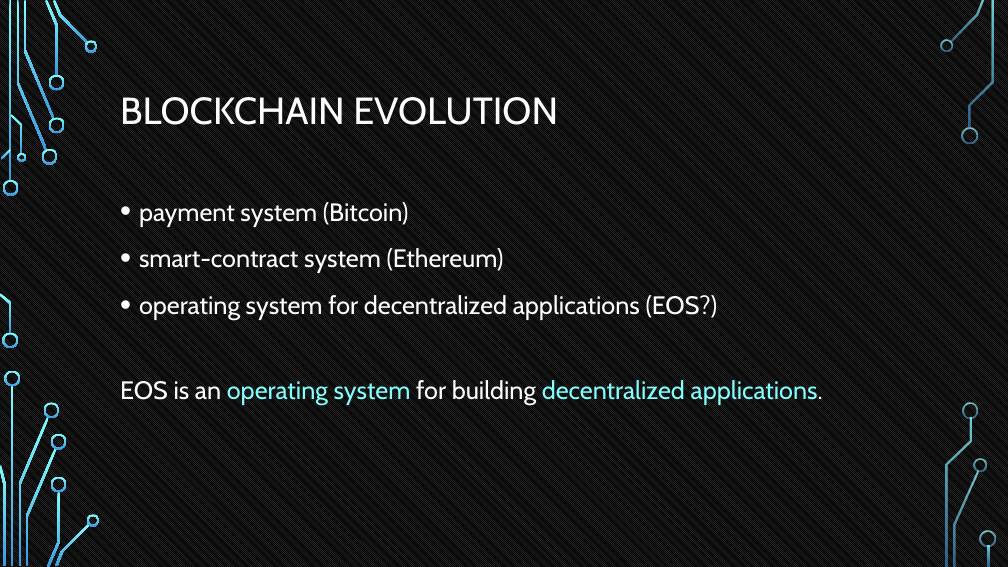
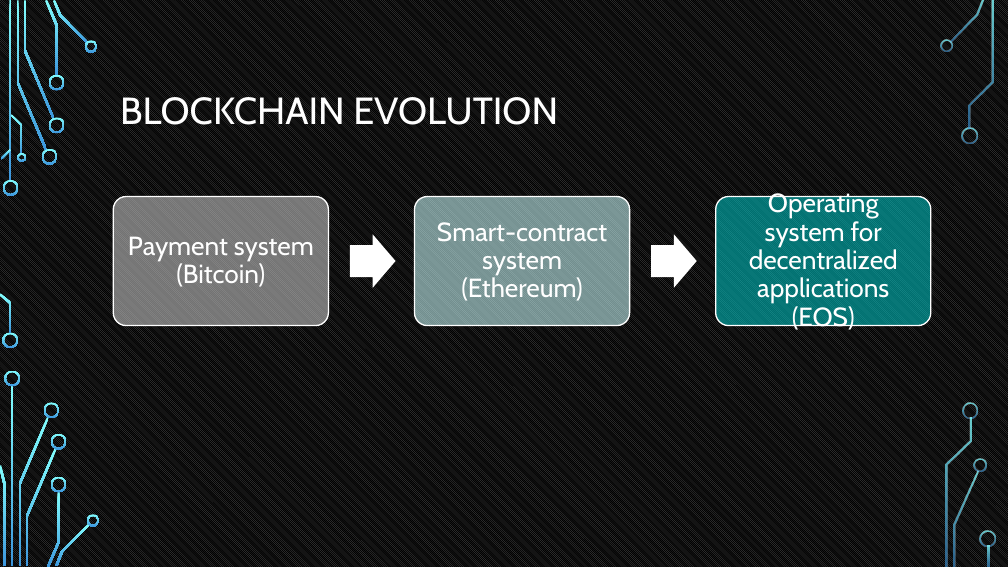
Before and after one commit to tokenika/tokenika.github.io, a slide deck: slide 27 of WarsawBlock.pptx (slide 26 before the commit). Drawn at 1008x567 pixels with LibreOffice and Linux fonts; fonts in the diff are those of the drawing; background and template pictures are left out. Boxes give left, top, right and bottom in pixels: in the first picture for what was removed or moved away, otherwise in the second. Text is boxed around its words. In the diff, an @@ line names an element or a change of style, - is before the commit and + after.

```diff
--- a/WarsawBlock.pptx
+++ b/WarsawBlock.pptx
@@ text removed at [139,202,718,320] @@
-• payment system (Bitcoin)
-• smart-contract system (Ethereum)
-• operating system for decentralized applications (EOS?)
@@ group added at [113,197,932,326]: 3 rounded rectangles, 2 texts, 2 right arrows @@
+Payment system (Bitcoin)
+Smart-contract system
+(Ethereum)
@@ text "Operating system for decentralized applications ..." at [749,191,898,332]: vertical alignment top to middle @@
@@ text at [749,191,898,332]: text changed; size 24 to 25 pt; text colour #82FFFF to #FFFFFF @@
-EOS is an operating system for building decentralized applications.
+Operating system for decentralized applications (EOS)
```
Also in this commit, not shown: 25 other slides changed, 5 slides added, 2 slides removed, 1 other file.
